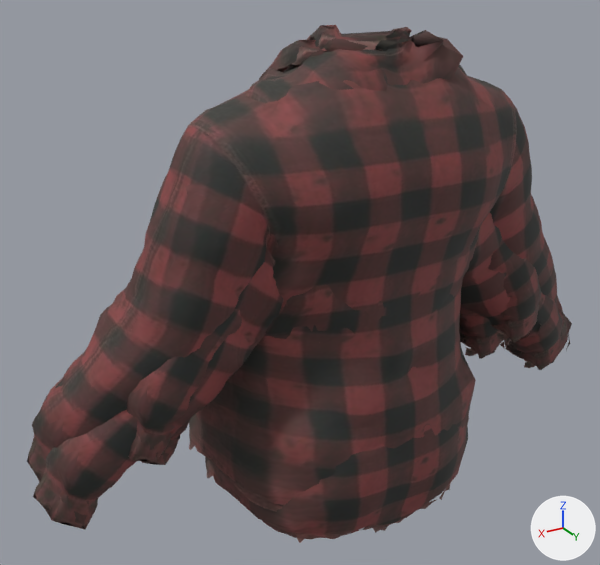
A saved change to the glTF model game/public/assets/models/outfit-flannel-t25.glb.
Before and after are seen from a 50 mm lens placed at (0.746, 1.144, 1.72), pointed at (0.044, -0.026, 1.135). The lights are fixed; the arrows at lower right show +X, +Y and +Z. The older version comes first.

The first picture shows 'Outfit_flannel__agent', 'Outfit_flannel__courier', 'Outfit_flannel__heavyset', 'Outfit_flannel__tall' and 1 more.
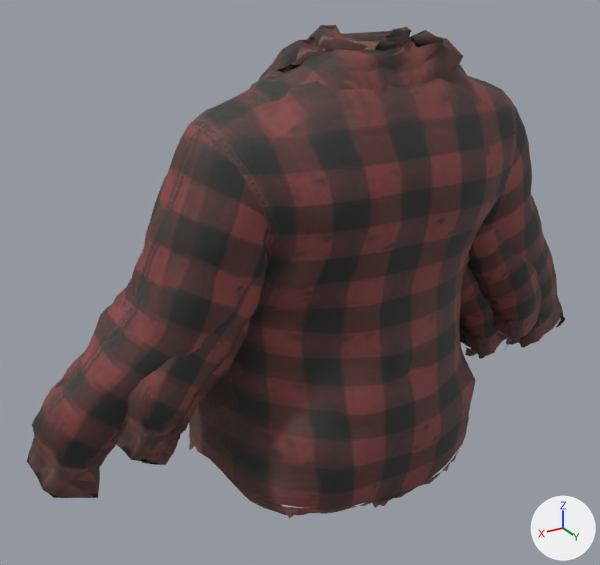
Location of each change, (x1, y1, x2, y2) in pixels of the pictures (600 x 565 px):
```json
{"object": "Outfit_flannel__agent", "change": "deleted", "before": [33, 212, 572, 543], "on screen": "brown"}
```

The change, as JSON lines over the scene's bpy script:
```json
{"op": "remove", "block": "ob_outfit_flannel__agent", "code": ["ob_outfit_flannel__agent = bpy.data.objects.new('Outfit_flannel__agent', me_outfit_flannel__agent)", "ob_outfit_flannel__agent.location = (0.0, 0.0, 0.0)"]}
```
